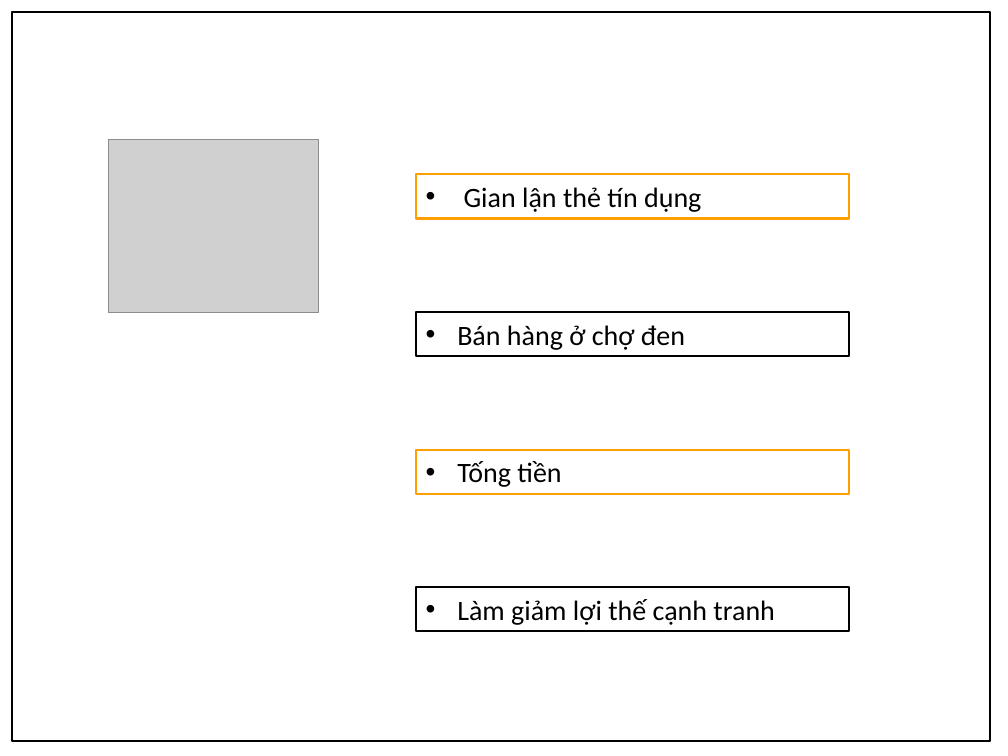
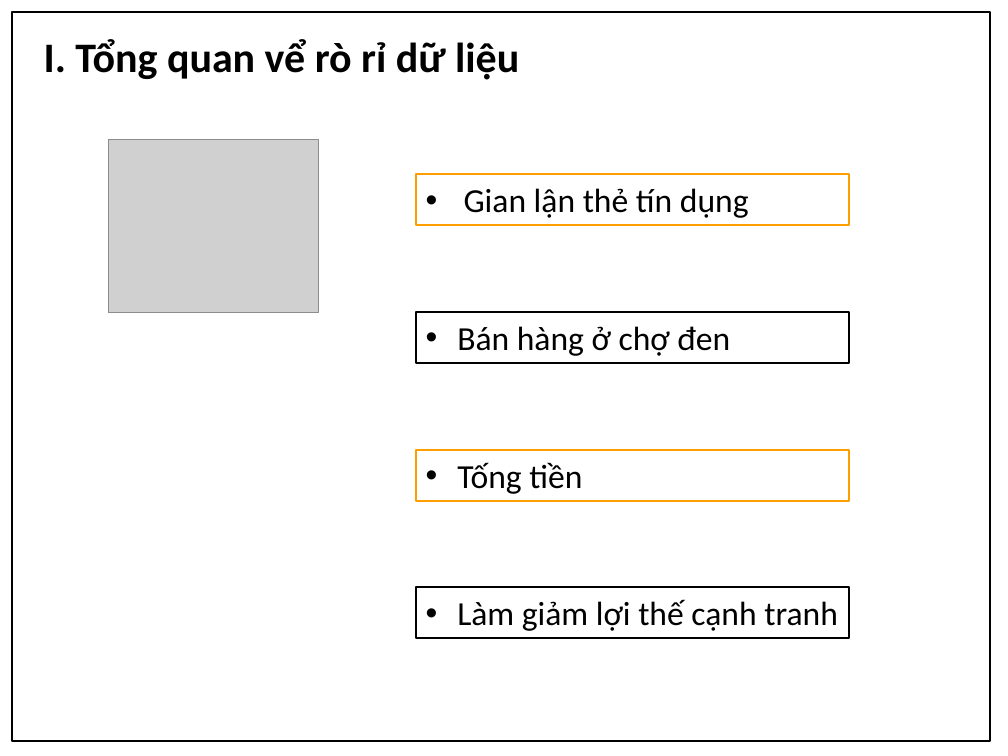
Before and after one commit to apkadmin/doan, a slide deck: slide 7 of Kỹ-thuật-khai-thác-giao-thức-Network-Time.pptx. Drawn at 1008x756 pixels with LibreOffice and Linux fonts; fonts in the diff are those of the drawing; grey boxes stand for pictures; background and template pictures are left out. Boxes give left, top, right and bottom in pixels: in the first picture for what was removed or moved away, otherwise in the second. Text is boxed around its words. In the diff, an @@ line names an element or a change of style, - is before the commit and + after.

```diff
--- a/Kỹ-thuật-khai-thác-giao-thức-Network-Time.pptx
+++ b/Kỹ-thuật-khai-thác-giao-thức-Network-Time.pptx
@@ text added at [44,39,519,80], 30 pt, text #000000, bold @@
+I. Tổng quan vể rò rỉ dữ liệu
@@ rectangle "Gian lận thẻ tín dụng": place and size @@
-rectangle "Gian lận thẻ tín dụng" at [416,174,849,219]
+rectangle "Gian lận thẻ tín dụng" at [416,174,849,225]
@@ rectangle "Bán hàng ở chợ đen": place and size @@
-rectangle "Bán hàng ở chợ đen" at [416,312,849,357]
+rectangle "Bán hàng ở chợ đen" at [416,312,849,363]
@@ rectangle "Tống tiền": place and size @@
-rectangle "Tống tiền" at [416,450,849,494]
+rectangle "Tống tiền" at [416,450,849,500]
@@ size 20 to 24 pt in 4 elements at [416,174,849,225], [416,312,849,363], [416,450,849,500], [416,588,849,638] @@
@@ rectangle "Làm giảm lợi thế cạnh ...": place and size @@
-rectangle "Làm giảm lợi thế cạnh ..." at [416,588,849,632]
+rectangle "Làm giảm lợi thế cạnh ..." at [416,588,849,638]
```
Also in this commit, not shown: 10 other slides changed, 4 slides added, 2 slides removed, 7 other files.
